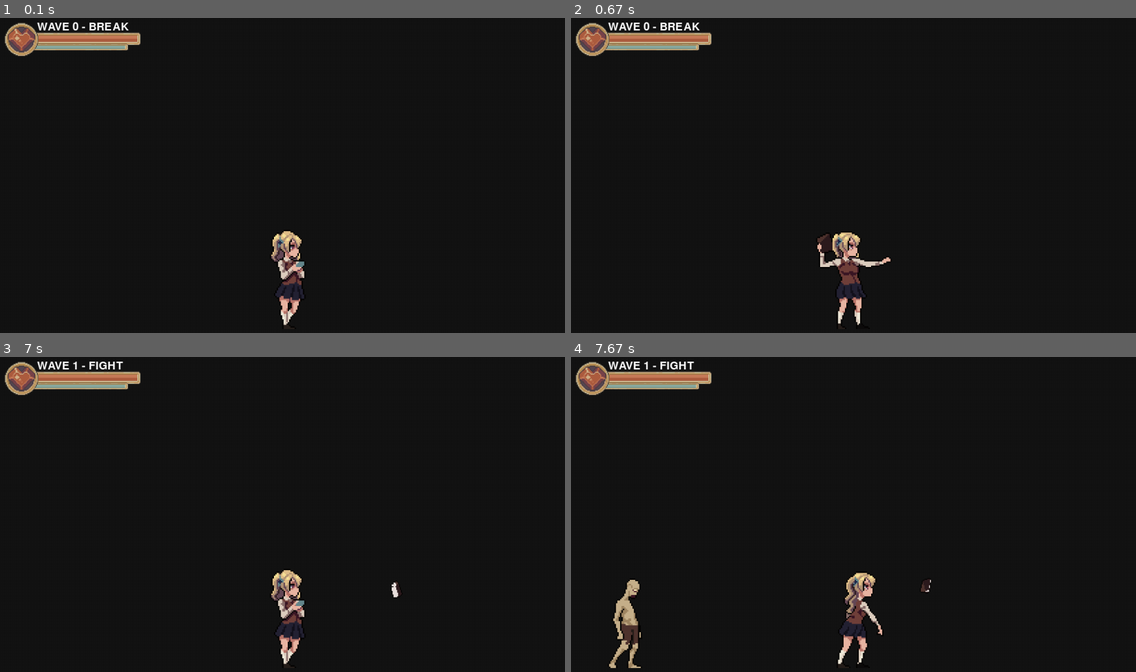
Above: before the commit, frames 1-4 (two rows, left to right).
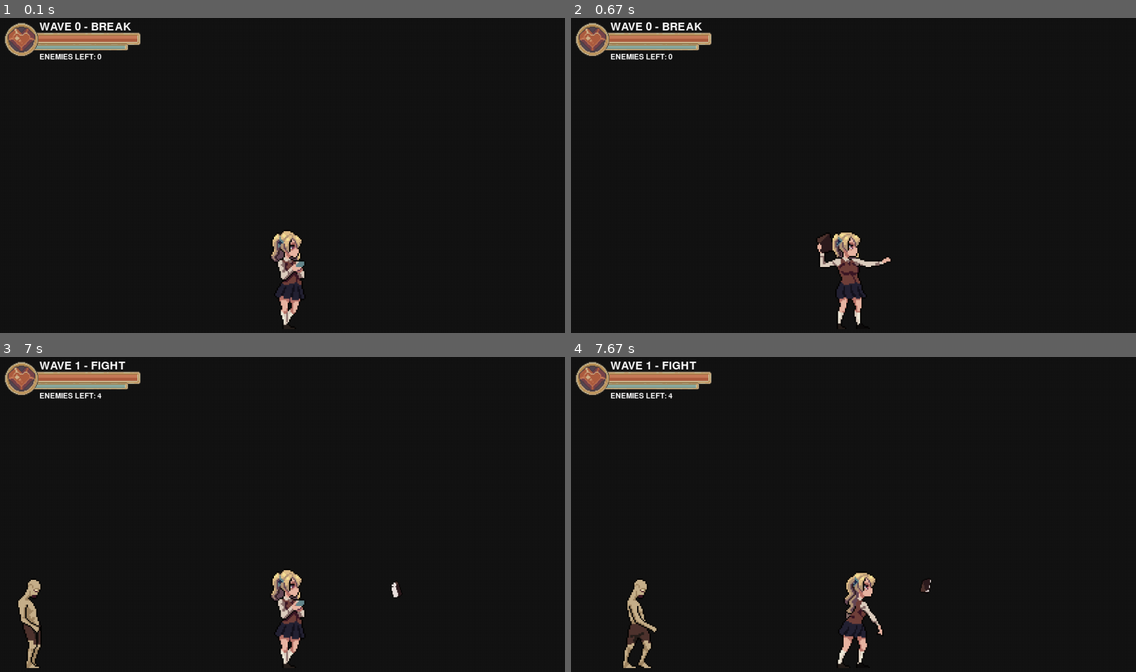
Above: after the commit, the same moments.

Repository: Mikegt106/Pygame_dev
Game: pygame game, started from main.py
The game is run twice, just before and just after one commit, with the same random seed, the same clock (stepped at 60 frames per second) and the same inputs.
Inputs (mouse positions are in pixels of both pictures, inside the frame that each line leads up to):
- Up to frame 1 (0.1 s): no input
- Up to frame 2 (0.67 s): tap Enter at 0.33 s
- Up to frame 3 (7 s): hold R 0.67-1.13 s; click (107, 470) at 1.22 s; click (299, 410) at 2.05 s; click (265, 464) at 2.88 s; click (440, 492) at 3.72 s; click (412, 464) at 4.55 s; click (316, 508) at 5.38 s; click (197, 618) at 6.22 s
- Up to frame 4 (7.67 s): click (768, 413) at 7.05 s

The runs differ from the first frame. In frame 1, 0.4% of the frame differs, in the area x 6-24%, y 1-14%; in frame 2, 0.4%; in frame 3, 1.0%; in frame 4, 1.5%, in the area x 6-23%, y 1-99%.

Commit message:
wave stage fixes + display

Diff:
--- a/config.py
+++ b/config.py
@@ -23,6 +23,28 @@
     {"type": "zombie",  "cfg_key": "ZOMBIE",  "weight": 70},
     {"type": "zombie2", "cfg_key": "ZOMBIE2", "weight": 30},
 ]
+
+WAVES = {
+    1: {"pool": [{"type":"zombie","cfg_key":"ZOMBIE","weight":100}],
+        "max_enemies": 4,      #Totaal enemies tegelijk
+        "interval": (1.6, 2.4),
+        "total_spawns": 4,     #totaal in deze wave
+    },
+
+    2: {"pool": [{"type":"zombie","cfg_key":"ZOMBIE","weight":80},
+                 {"type":"zombie2","cfg_key":"ZOMBIE2","weight":20}],
+        "max_enemies": 5,
+        "interval": (1.3, 2.0),
+        "total_spawns": 8,
+    },
+
+    3: {"pool": [{"type":"zombie","cfg_key":"ZOMBIE","weight":60},
+                 {"type":"zombie2","cfg_key":"ZOMBIE2","weight":40}],
+        "max_enemies": 6,
+        "interval": (1.1, 1.7),
+        "total_spawns": 12,
+    },
+}
 
 ZOMBIE = {
     "scale": 3,
--- a/main.py
+++ b/main.py
@@ -1,3 +1,4 @@
+# main.py
 import pygame
 import config
 import entities.enemies  # IMPORTANT: registreert enemy classes
@@ -7,17 +8,22 @@
 from spawner import EnemySpawner
 from wave_system import WaveSystem
 
+
 pygame.init()
 font = pygame.font.SysFont(None, 36)
-font_big = pygame.font.SysFont(None, 120)
+font_big = pygame.font.SysFont(None, 96)
+font_small = pygame.font.SysFont(None, 24)
 screen = pygame.display.set_mode((1280, 720))
 clock = pygame.time.Clock()
 
 WORLD_WIDTH = 6000
 statui = StatBarUI()
 
+# --------------------------------------------------
+# SPAWNER (wordt per wave aangepast)
+# --------------------------------------------------
 spawner = EnemySpawner(
-    pool=config.ENEMY_POOL,
+    pool=config.ENEMY_POOL,   # startpool (overschreven door waves)
     cfg_module=config,
     spawn_y=680,
     interval_min=1.2,
@@ -25,9 +31,19 @@
     max_enemies=6,
 )
 
-wave_sys = WaveSystem(break_time=4.0, fight_time=18.0)
+# --------------------------------------------------
+# WAVE SYSTEM
+# --------------------------------------------------
+wave_sys = WaveSystem(
+    waves=config.WAVES,
+    break_time=4.0
+)
 wave_sys.start()
 
+
+# --------------------------------------------------
+# RESET
+# --------------------------------------------------
 def reset_game():
     spawner.reset()
     wave_sys.start()
@@ -36,52 +52,75 @@
     enemies = []
     return player, projectiles, enemies
 
+
 player, projectiles, enemies = reset_game()
 
 running = True
 while running:
     dt = clock.tick(60) / 1000.0
 
+    # --------------------------------------------------
+    # EVENTS
+    # --------------------------------------------------
     for event in pygame.event.get():
         if event.type == pygame.QUIT:
             running = False
+
         if event.type == pygame.KEYDOWN and event.key == pygame.K_r:
             player, projectiles, enemies = reset_game()
 
     keys = pygame.key.get_pressed()
 
-    # wave update (past spawner settings aan)
-    wave_sys.update(dt, spawner)
+    # --------------------------------------------------
+    # WAVE UPDATE (stuurt spawner)
+    # --------------------------------------------------
+    wave_sys.update(dt, spawner, enemies)
 
-    if not player.dead:
-        player.update(keys, dt, projectiles, config.PROJECTILES)
+    # --------------------------------------------------
+    # PLAYER UPDATE (ALTIJD)
+    # --------------------------------------------------
+    player.update(keys, dt, projectiles, config.PROJECTILES)
 
-        # spawn alleen tijdens fight
-        if wave_sys.is_fight():
-            spawner.update(dt, player, enemies, world_width=WORLD_WIDTH)
+    # --------------------------------------------------
+    # SPAWN (max 1x per frame)
+    # --------------------------------------------------
+    if (not player.dead) and wave_sys.can_spawn():
+        before = len(enemies)
+        spawner.update(dt, player, enemies, world_width=WORLD_WIDTH)
+        spawned_now = len(enemies) - before
+        if spawned_now > 0:
+            wave_sys.on_spawned(spawned_now)
 
-        # enemies
+    # --------------------------------------------------
+    # ENEMIES UPDATE
+    # --------------------------------------------------
+    for e in enemies:
+        e.update(dt, player)
+
+    # --------------------------------------------------
+    # PROJECTILES UPDATE
+    # --------------------------------------------------
+    for p in projectiles:
+        p.update(dt)
+
+    # --------------------------------------------------
+    # COLLISIONS
+    # --------------------------------------------------
+    for p in projectiles:
         for e in enemies:
-            e.update(dt, player)
+            if p.rect.colliderect(e.rect) and not getattr(e, "dead", False):
+                e.take_damage(config.DAMAGE["book"])
+                p.age = p.lifetime
 
-        # projectiles
-        for p in projectiles:
-            p.update(dt)
+    # --------------------------------------------------
+    # CLEANUP
+    # --------------------------------------------------
+    projectiles = [p for p in projectiles if not p.is_dead()]
+    enemies = [e for e in enemies if not getattr(e, "remove", False)]
 
-        # collisions
-        for p in projectiles:
-            for e in enemies:
-                if p.rect.colliderect(e.rect) and (not getattr(e, "dead", False)):
-                    e.take_damage(config.DAMAGE["book"])
-                    p.age = p.lifetime
-
-        projectiles = [p for p in projectiles if not p.is_dead()]
-        enemies = [e for e in enemies if not getattr(e, "remove", False)]
-
-    else:
-        player.update(keys, dt, projectiles, config.PROJECTILES)
-
-    # UI
+    # --------------------------------------------------
+    # UI UPDATE
+    # --------------------------------------------------
     statui.set_values(
         hp=player.hp,
         mana=int(player.mana),
@@ -93,11 +132,38 @@
     )
     statui.update(dt)
 
+    # --------------------------------------------------
     # DRAW
+    # --------------------------------------------------
     screen.fill((20, 20, 20))
 
-    wave_text = font.render(f"WAVE {wave_sys.wave} - {wave_sys.state}", True, (255, 255, 255))
-    screen.blit(wave_text, (95, 10))
+    # --- Wave label ---
+    wave_text = font.render(
+        f"WAVE {wave_sys.wave} - {wave_sys.state}",
+        True,
+        (255, 255, 255),
+    )
+    screen.blit(wave_text, (100, 10))
+
+    # --- Enemies left ---
+    remaining = max(
+        0,
+        (wave_sys.spawn_limit - wave_sys.spawned) + len(enemies),
+    )
+    left_text = font_small.render(
+        f"ENEMIES LEFT: {remaining}",
+        True,
+        (255, 255, 255),
+    )
+    screen.blit(left_text,(100, 80))
+
+    # --- Wave cleared toast ---
+    if wave_sys.toast_text:
+        toast = font_big.render(wave_sys.toast_text, True, (255, 255, 255))
+        toast = toast.convert_alpha()
+        toast.set_alpha(wave_sys.get_toast_alpha())
+        rect = toast.get_rect(center=(1280 // 2, 120))
+        screen.blit(toast, rect)
 
     statui.draw(screen)
     player.draw(screen)
@@ -112,7 +178,6 @@
         text = font_big.render("YOU DIED", True, (255, 255, 255))
         rect = text.get_rect(center=(1280 // 2, 120))
         screen.blit(text, rect)
-        # (geen respawn tip meer)
 
     pygame.display.flip()
 
--- a/spawner.py
+++ b/spawner.py
@@ -1,17 +1,9 @@
 # spawner.py
 import random
-import pygame
-
 from entities.enemies.registry import get_enemy_class
 
 
 class EnemySpawner:
-    """
-    pool kan:
-    - lijst van dicts: {"type": "zombie", "cfg_key": "ZOMBIE", "weight": 70}
-    - lijst van tuples: ("zombie", "ZOMBIE", 70)
-    """
-
     def __init__(
         self,
         pool,
@@ -26,10 +18,10 @@
         self.cfg = cfg_module
         self.spawn_y = spawn_y
 
-        self.interval_min = interval_min
-        self.interval_max = interval_max
-        self.max_enemies = max_enemies
-        self.spawn_pad = spawn_pad
+        self.interval_min = float(interval_min)
+        self.interval_max = float(interval_max)
+        self.max_enemies = int(max_enemies)
+        self.spawn_pad = int(spawn_pad)
 
         self.timer = 0.0
         self._reset_timer()
@@ -39,6 +31,7 @@
         self._reset_timer()
 
     def _reset_timer(self):
+        # safety: als min==max is uniform ook ok
         self.timer = random.uniform(self.interval_min, self.interval_max)
 
     def _normalize_spec(self, item):
@@ -47,6 +40,10 @@
             etype = item.get("type")
             cfg_key = item.get("cfg_key")
             weight = item.get("weight", 1)
+
+            if not etype or not cfg_key:
+                raise ValueError(f"Enemy spec missing 'type' or 'cfg_key': {item!r}")
+
             return etype, cfg_key, float(weight)
 
         # tuple/list-format: ("zombie","ZOMBIE",70)
@@ -58,9 +55,25 @@
 
         raise TypeError(f"Invalid enemy spec in pool: {item!r}")
 
+    def set_pool(self, pool):
+        self.pool = pool
+        self._reset_timer()  # ✅ meteen effect
+
+    def set_interval(self, interval_min, interval_max):
+        self.interval_min = float(interval_min)
+        self.interval_max = float(interval_max)
+        self._reset_timer()  # ✅ meteen effect
+
+    def set_max_enemies(self, n):
+        self.max_enemies = int(n)
+
     def _pick_enemy_spec(self):
+        if not self.pool:
+            raise ValueError("EnemySpawner.pool is empty")
+
         specs = [self._normalize_spec(x) for x in self.pool]
         weights = [w for (_, _, w) in specs]
+
         etype, cfg_key, _ = random.choices(specs, weights=weights, k=1)[0]
         return etype, cfg_key
 
@@ -70,11 +83,8 @@
         EnemyClass = get_enemy_class(etype)
         cfg_dict = getattr(self.cfg, cfg_key)
 
-        # spawn links of rechts buiten beeld
         side = random.choice([-1, 1])
         x = player_x + side * self.spawn_pad
-
-        # clamp binnen world
         x = max(80, min(world_width - 80, x))
 
         return EnemyClass(x, self.spawn_y, cfg_dict)
--- a/wave_system.py
+++ b/wave_system.py
@@ -1,24 +1,21 @@
 # wave_system.py
 
 class WaveSystem:
-    def __init__(
-        self,
-        break_time: float = 4.0,
-        fight_time: float = 18.0,
-        interval_min_start: float = 1.6,
-        interval_max_start: float = 2.8,
-        max_enemies_start: int = 6,
-    ):
+    def __init__(self, waves: dict, break_time: float = 4.0):
+        self.waves = waves
         self.break_time = break_time
-        self.fight_time = fight_time
-
-        self.interval_min_start = interval_min_start
-        self.interval_max_start = interval_max_start
-        self.max_enemies_start = max_enemies_start
 
         self.wave = 0
-        self.state = "BREAK"
+        self.state = "BREAK"   # BREAK | FIGHT
         self.timer = 0.0
+
+        self.spawned = 0
+        self.spawn_limit = 0
+
+        # toast
+        self.toast_text = ""
+        self.toast_timer = 0.0
+        self.toast_duration = 1.6
 
     def start(self):
         self.wave = 0
@@ -27,35 +24,65 @@
     def is_fight(self):
         return self.state == "FIGHT"
 
+    def can_spawn(self):
+        return self.is_fight() and (self.spawned < self.spawn_limit)
+
+    def on_spawned(self, n: int = 1):
+        self.spawned += n
+
     def _start_fight(self):
         self.wave += 1
+        if self.wave not in self.waves:
+            self.wave = max(self.waves.keys())
+
+        wcfg = self.waves[self.wave]
+        self.spawned = 0
+        self.spawn_limit = int(wcfg.get("total_spawns", wcfg.get("max_enemies", 4)))
+
         self.state = "FIGHT"
-        self.timer = self.fight_time
 
-    def _start_break(self):
+    def _start_break(self, cleared_wave: int | None = None):
         self.state = "BREAK"
         self.timer = self.break_time
 
+        if cleared_wave is not None:
+            self.toast_text = f"WAVE {cleared_wave} CLEARED!"
+            self.toast_timer = self.toast_duration
+
     def apply_to_spawner(self, spawner):
-        # scaling per wave
-        w = self.wave
+        wcfg = self.waves[self.wave]
+        spawner.set_pool(wcfg["pool"])
+        spawner.set_interval(*wcfg["interval"])
+        spawner.set_max_enemies(wcfg["max_enemies"])
+        spawner.reset()  # ✅ timer herrollen met nieuwe intervals
 
-        # spawn sneller
-        spawner.interval_min = max(0.45, self.interval_min_start - 0.08 * (w - 1))
-        spawner.interval_max = max(0.85, self.interval_max_start - 0.10 * (w - 1))
+    def update(self, dt: float, spawner, enemies: list):
+        # toast timer
+        if self.toast_timer > 0:
+            self.toast_timer = max(0.0, self.toast_timer - dt)
+            if self.toast_timer == 0:
+                self.toast_text = ""
 
-        # meer enemies
-        spawner.max_enemies = self.max_enemies_start + (w - 1)
+        if self.state == "BREAK":
+            self.timer -= dt
+            if self.timer <= 0 and len(enemies) == 0:
+                self._start_fight()
+                self.apply_to_spawner(spawner)
+            return
 
-    def update(self, dt: float, spawner):
-        self.timer -= dt
+        # FIGHT:
+        # wave is “klaar” als quota gespawned én er zijn geen enemies meer
+        if (self.spawned >= self.spawn_limit) and (len(enemies) == 0):
+            self._start_break(cleared_wave=self.wave)
 
-        if self.timer <= 0:
-            if self.state == "BREAK":
-                self._start_fight()
-            else:
-                self._start_break()
-
-        # telkens updaten zodat spawner scaling volgt
-        if self.wave > 0:
-            self.apply_to_spawner(spawner)
+    def get_toast_alpha(self) -> int:
+        if self.toast_timer <= 0:
+            return 0
+        half = self.toast_duration * 0.25
+        if self.toast_timer > (self.toast_duration - half):
+            t = 1.0 - (self.toast_timer - (self.toast_duration - half)) / half
+        elif self.toast_timer < half:
+            t = self.toast_timer / half
+        else:
+            t = 1.0
+        return max(0, min(255, int(255 * t)))
